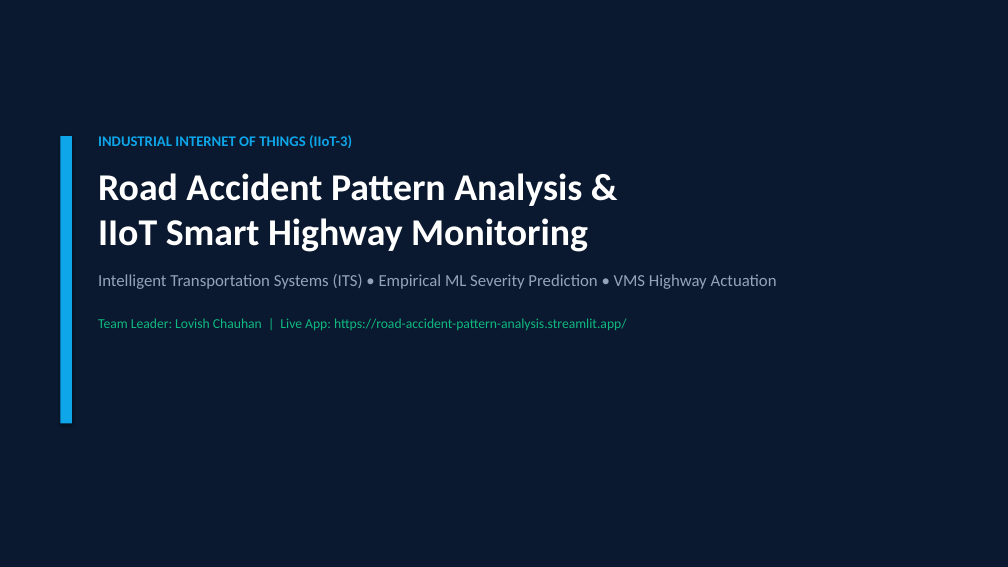
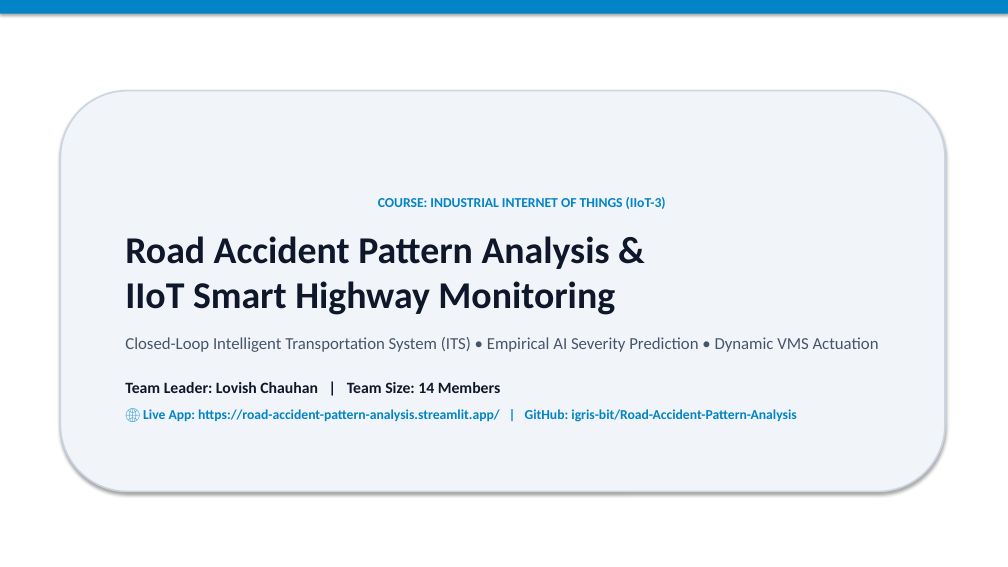
Before and after one commit to igris-bit/Road-Accident-Pattern-Analysis, a slide deck: slide 1 of docs/presentation/Road_Accident_Pattern_Analysis_Presentation.pptx. Drawn at 1008x567 pixels with LibreOffice and Linux fonts; fonts in the diff are those of the drawing. Boxes give left, top, right and bottom in pixels: in the first picture for what was removed or moved away, otherwise in the second. Text is boxed around its words. In the diff, an @@ line names an element or a change of style, - is before the commit and + after.

Commit message:
Condense PPT presentation to 10 high-impact slides with modern high-contrast theme, larger text, and concise bullet points

```diff
--- a/docs/presentation/Road_Accident_Pattern_Analysis_Presentation.pptx
+++ b/docs/presentation/Road_Accident_Pattern_Analysis_Presentation.pptx
@@ rectangle at bbox=[0, 0, 1008, 567]: fill #0A192F to #FFFFFF @@
@@ rectangle added at bbox=[0, 0, 1008, 14], fill #0284C7 @@
@@ rounded rectangle "COURSE: INDUSTRIAL INTERNET OF THINGS ...": place and size @@
-rounded rectangle "COURSE: INDUSTRIAL INTERNET OF THINGS ..." at bbox=[98, 135, 777, 330]
+rounded rectangle "COURSE: INDUSTRIAL INTERNET OF THINGS ..." at bbox=[60, 91, 945, 492]
@@ rounded rectangle "COURSE: INDUSTRIAL INTERNET OF THINGS ..." at bbox=[60, 91, 945, 492]: vertical alignment top to middle; fill none to #F1F5F9; outline none to #CBD5E1 1.5 pt; shadow on @@
@@ rectangle removed at bbox=[60, 136, 72, 423] @@
@@ text in rounded rectangle at bbox=[378, 197, 666, 209]: text changed; size 14 to 13 pt; text colour #0EA5E9 to #0284C7 @@
-INDUSTRIAL INTERNET OF THINGS (IIoT-3)
+COURSE: INDUSTRIAL INTERNET OF THINGS (IIoT-3)
@@ text in rounded rectangle at bbox=[125, 236, 615, 315]: text colour #FFFFFF to #0F172A in "Road Accident Pattern Analysis & IIoT Smart ..." @@
@@ text in rounded rectangle at bbox=[125, 337, 879, 422]: text changed; size 16 to 13 pt; text colour #94A3B8 to #0284C7; bold on @@
-Intelligent Transportation Systems (ITS) • Empirical ML Severity Prediction • VMS Highway Actuation
-Team Leader: Lovish Chauhan | Live App: https://road-accident-pattern-analysis.streamlit.app/
+Closed-Loop Intelligent Transportation System (ITS) • Empirical AI Severity Prediction • Dynamic VMS Actuation
+Team Leader: Lovish Chauhan | Team Size: 14 Members
+🌐 Live App: https://road-accident-pattern-analysis.streamlit.app/ | GitHub: igris-bit/Road-Accident-Pattern-Analysis
```
Also in this commit, not shown: 6 other slides changed, 3 slides added, 8 slides removed, 1 other file.
